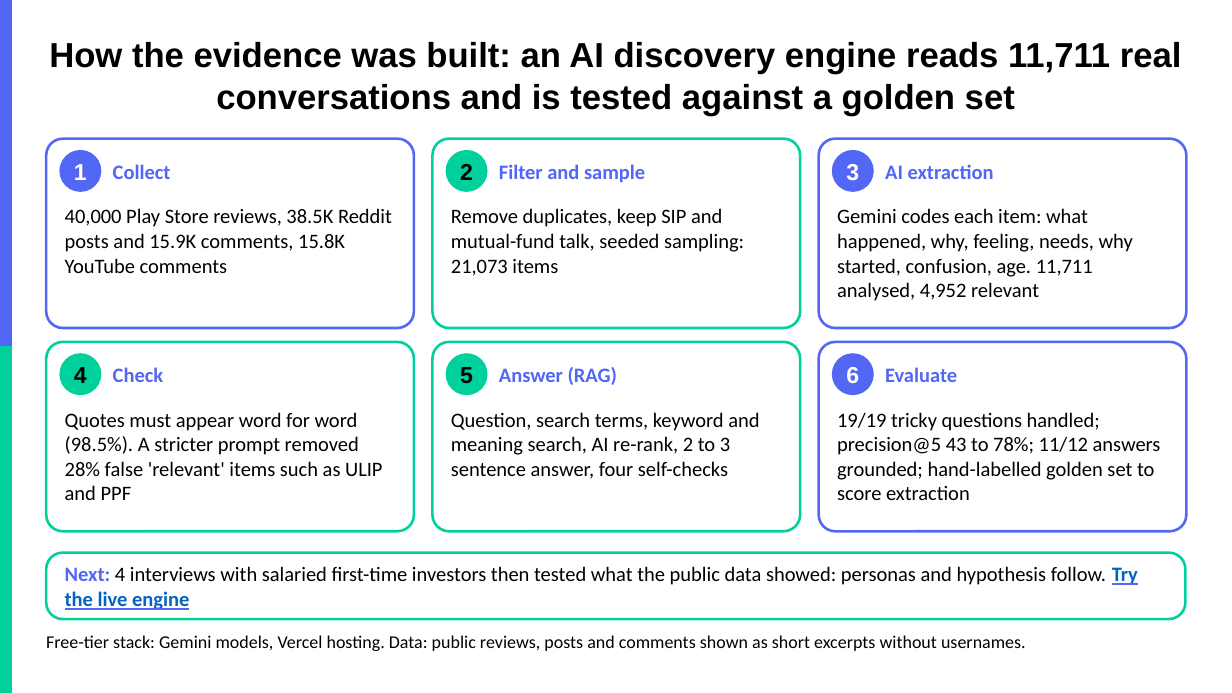
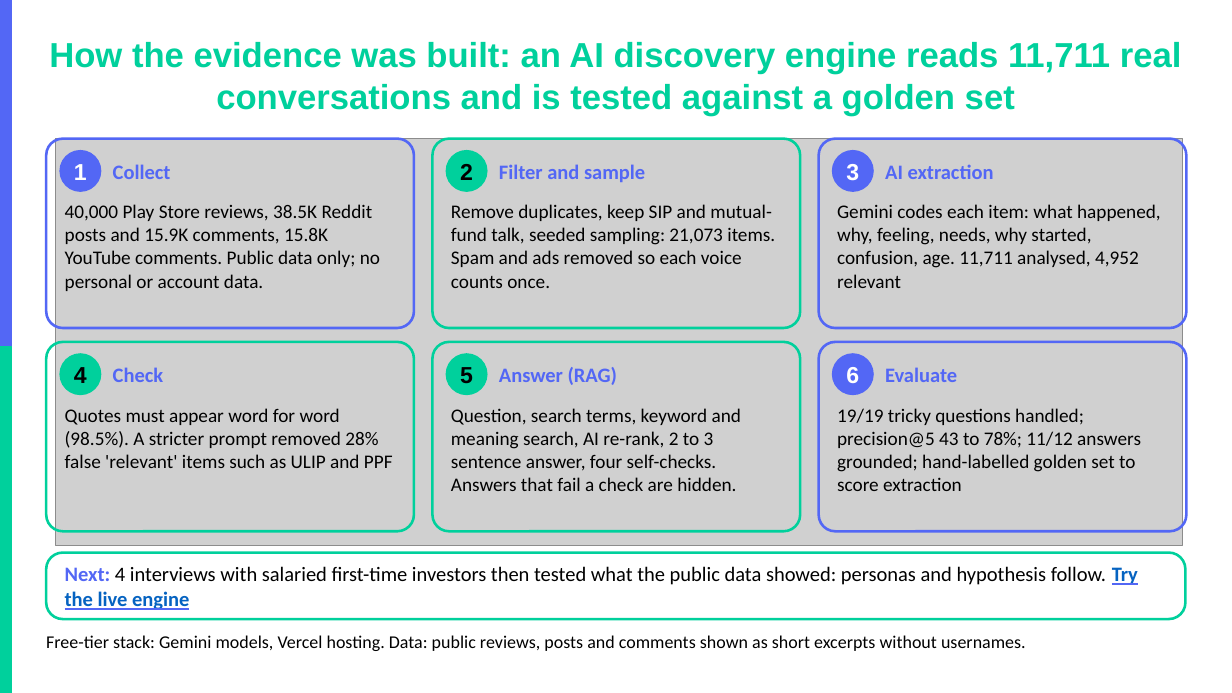
Before and after one commit to akarshita711/NEXTLEAP_GRAD_PROJECT_groww_SIP_research, a slide deck: slide 4 of deck/NL_Groww.pptx. Drawn at 1232x693 pixels with LibreOffice and Linux fonts; fonts in the diff are those of the drawing; grey boxes stand for pictures; background and template pictures are left out. Boxes give left, top, right and bottom in pixels: in the first picture for what was removed or moved away, otherwise in the second. Text is boxed around its words. In the diff, an @@ line names an element or a change of style, - is before the commit and + after.

```diff
--- a/deck/NL_Groww.pptx
+++ b/deck/NL_Groww.pptx
@@ title "How the evidence was built: ..." at (x1=49, y1=42, x2=1182, y2=116): text colour #000000 to #00D09C @@
@@ picture added at (x1=55, y1=139, x2=1183, y2=545) @@
@@ text at (x1=65, y1=204, x2=380, y2=291): text changed; size 16 to 15 pt @@
-40,000 Play Store reviews, 38.5K Reddit posts and 15.9K comments, 15.8K YouTube comments
+40,000 Play Store reviews, 38.5K Reddit posts and 15.9K comments, 15.8K YouTube comments. Public data only; no personal or account data.
@@ text at (x1=451, y1=204, x2=775, y2=288): text changed; size 16 to 15 pt @@
-Remove duplicates, keep SIP and mutual-fund talk, seeded sampling: 21,073 items
+Remove duplicates, keep SIP and mutual-fund talk, seeded sampling: 21,073 items. Spam and ads removed so each voice counts once.
@@ fill #FFFFFF to none in 6 elements at (x1=46, y1=139, x2=414, y2=328), (x1=433, y1=139, x2=800, y2=328), (x1=819, y1=139, x2=1187, y2=328), (x1=46, y1=342, x2=414, y2=531), (x1=433, y1=342, x2=800, y2=531), (x1=819, y1=342, x2=1187, y2=531) @@
@@ text at (x1=451, y1=408, x2=741, y2=491): text changed; size 16 to 15 pt @@
-Question, search terms, keyword and meaning search, AI re-rank, 2 to 3 sentence answer, four self-checks
+Question, search terms, keyword and meaning search, AI re-rank, 2 to 3 sentence answer, four self-checks. Answers that fail a check are hidden.
@@ size 16 to 15 pt in 3 elements at (x1=65, y1=408, x2=393, y2=468), (x1=837, y1=204, x2=1161, y2=288), (x1=837, y1=408, x2=1141, y2=491) @@
```
Also in this commit, not shown: 9 other slides changed, 19 other files.
